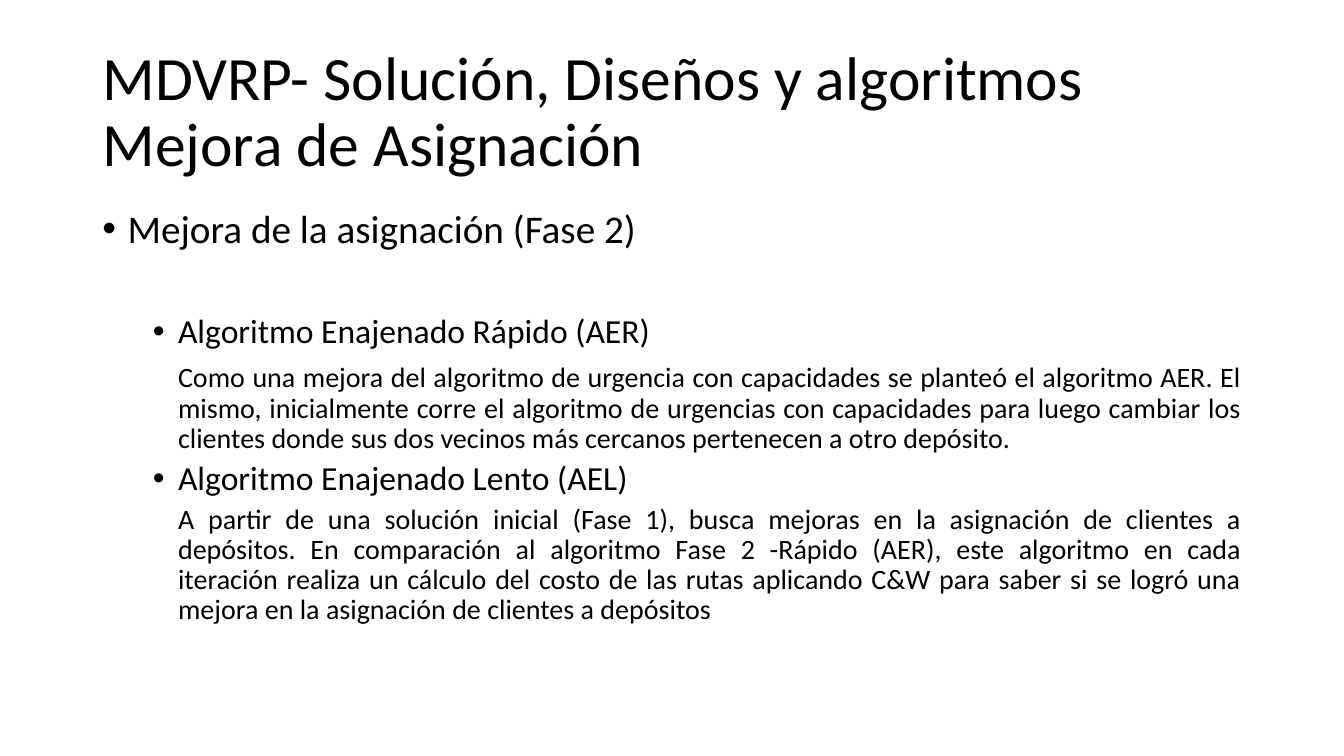
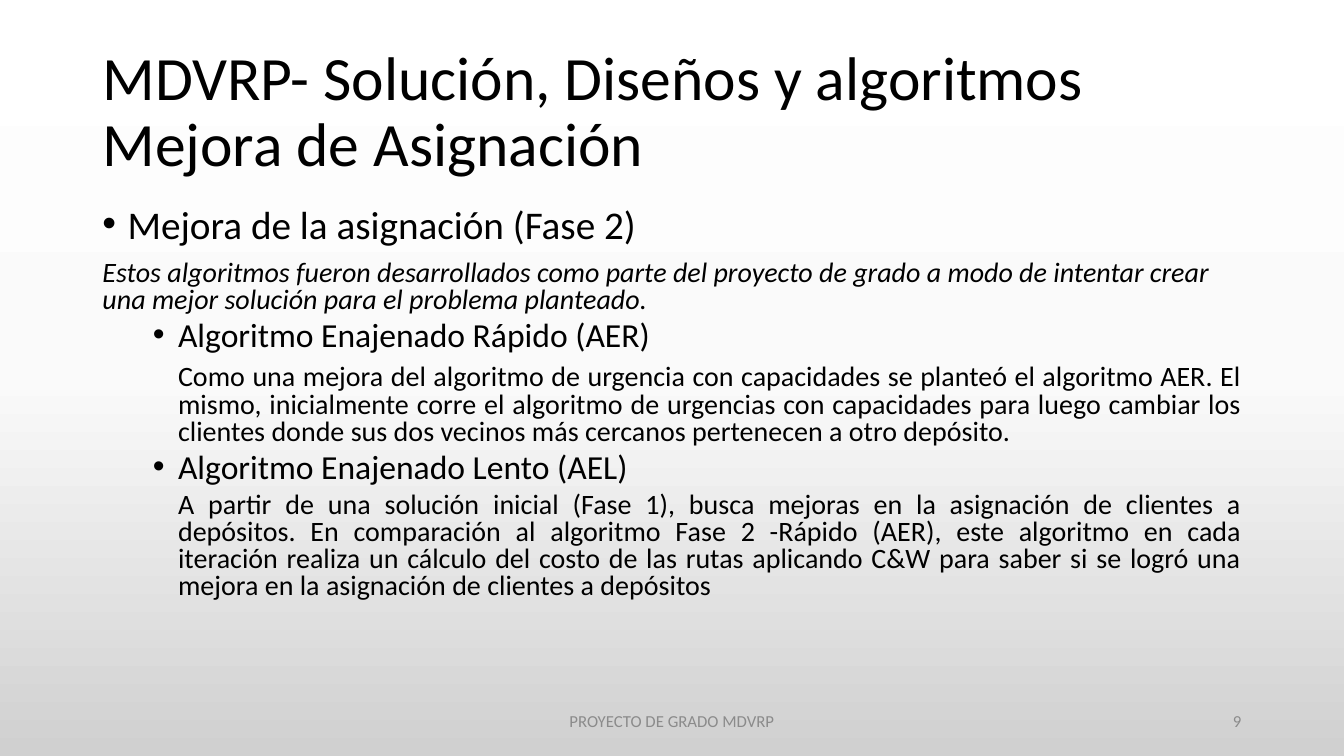
Before and after one commit to urubusale/proyvrp, a slide deck: slide 9 of Version/Documentación/MDVRP.pptx. Drawn at 1344x756 pixels with LibreOffice and Linux fonts; fonts in the diff are those of the drawing. Boxes give left, top, right and bottom in pixels: in the first picture for what was removed or moved away, otherwise in the second. Text is boxed around its words. In the diff, an @@ line names an element or a change of style, - is before the commit and + after.

```diff
--- a/Version/Documentación/MDVRP.pptx
+++ b/Version/Documentación/MDVRP.pptx
@@ background #FFFFFF to gradient #FFFFFF to #FBFBFB to #D1D1D1 @@
@@ text at bbox=[128, 210, 1240, 600]: line spacing 0.9 to 0.8 @@
@@ text at bbox=[102, 262, 1209, 314]: paragraph added @@
+Estos algoritmos fueron desarrollados como parte del proyecto de grado a modo de intentar crear una mejor solución para el problema planteado.
@@ text added at bbox=[569, 716, 774, 727], 12 pt, text #8C8C8C @@
+PROYECTO DE GRADO MDVRP
@@ page number added at bbox=[1233, 716, 1241, 727], 12 pt, text #8C8C8C @@
+9
```
Also in this commit, not shown: 20 other slides changed, 1 slide added, 1 slide removed.
